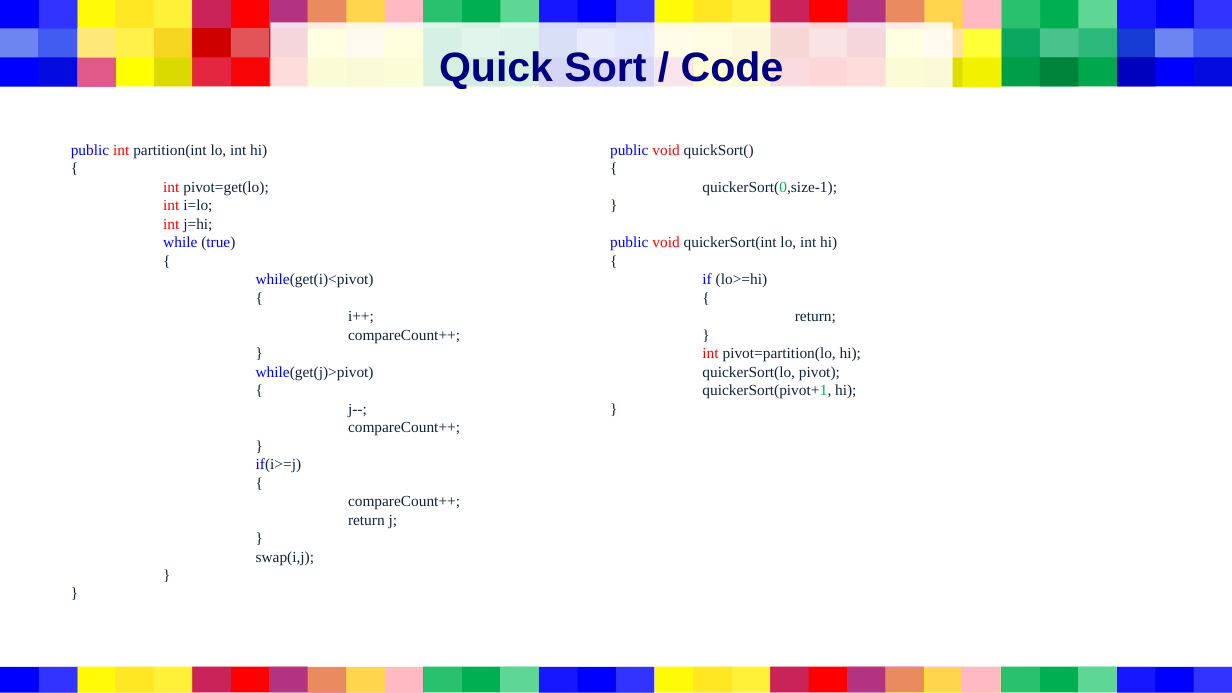
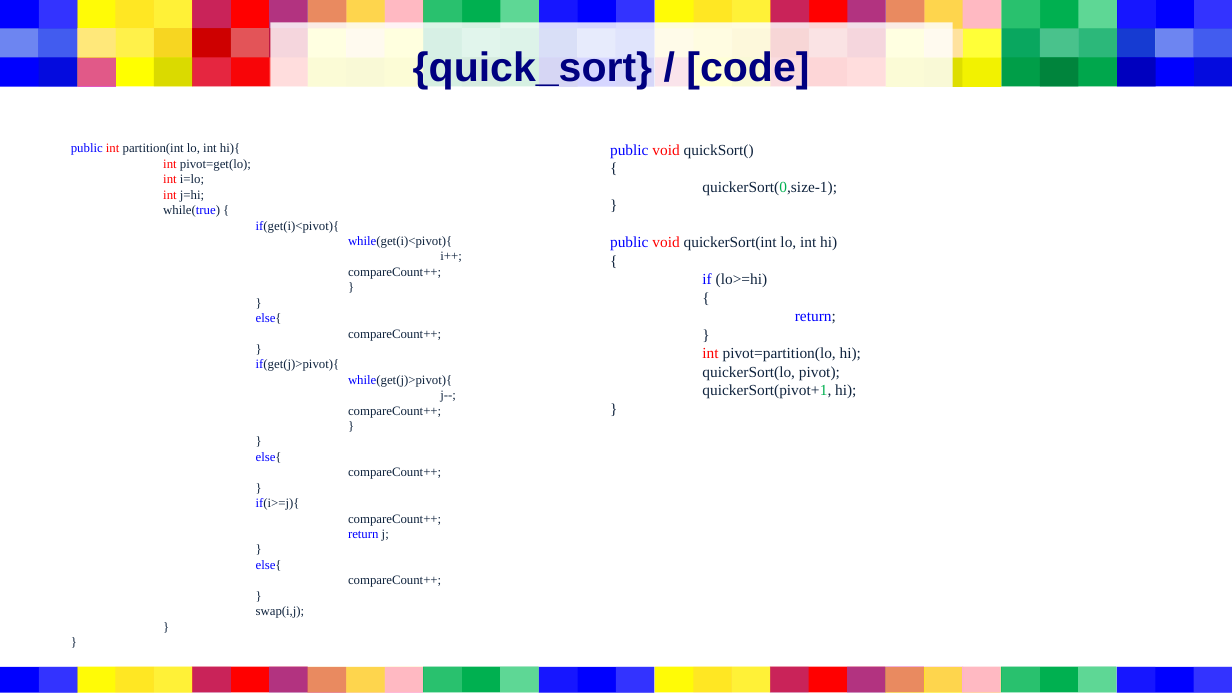
Before and after one commit to tgoodell/Computer-Programming-II, a slide deck: slide 13 of A01/presentation.pptx (slide 11 before the commit). Drawn at 1232x693 pixels with LibreOffice and Linux fonts; fonts in the diff are those of the drawing. Boxes give left, top, right and bottom in pixels: in the first picture for what was removed or moved away, otherwise in the second. Text is boxed around its words. In the diff, an @@ line names an element or a change of style, - is before the commit and + after.

```diff
--- a/A01/presentation.pptx
+++ b/A01/presentation.pptx
@@ title at (x1=413, y1=49, x2=809, y2=90): text changed @@
-Quick Sort / Code
+{quick_sort} / [code]
@@ text at (x1=71, y1=143, x2=240, y2=155): text changed; size 12 to 10 pt @@
-public int partition(int lo, int hi)
-{
+public int partition(int lo, int hi){
@@ text at (x1=163, y1=159, x2=441, y2=541): size 12 to 10 pt in "int pivot=get(lo);", "int i=lo;", "int j=hi;", "compareCount++;" and 9 more places; text colour #0F243E to #0000FF in "return" @@
@@ text at (x1=163, y1=205, x2=461, y2=324): text changed; size 12 to 10 pt @@
-while (true)
-{
-while(get(i)<pivot)
-{
-i++;
+while(true) {
+if(get(i)<pivot){
+while(get(i)<pivot){
+i++; compareCount++;
+}
+}
+else{
@@ text at (x1=795, y1=312, x2=836, y2=323): text colour #0F243E to #0000FF in "return;" @@
@@ text at (x1=256, y1=359, x2=456, y2=463): text changed; size 12 to 10 pt @@
-while(get(j)>pivot)
-{
-j--;
+if(get(j)>pivot){
+while(get(j)>pivot){
+j--; compareCount++;
+}
+}
+else{
@@ text at (x1=256, y1=498, x2=300, y2=510): text changed; size 12 to 10 pt @@
-if(i>=j)
-{
+if(i>=j){
@@ text at (x1=256, y1=560, x2=441, y2=587): paragraphs added @@
+}
+else{
+compareCount++;
```
Also in this commit, not shown: 9 other slides changed, 2 slides added, 19 other files.
